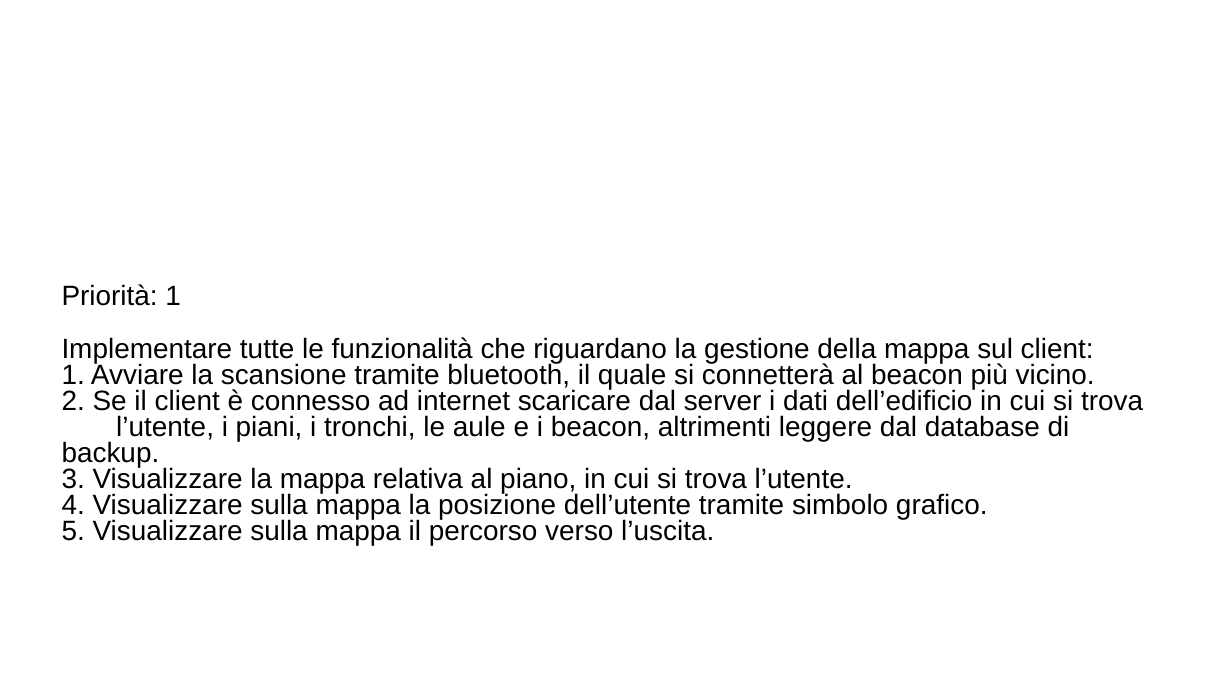
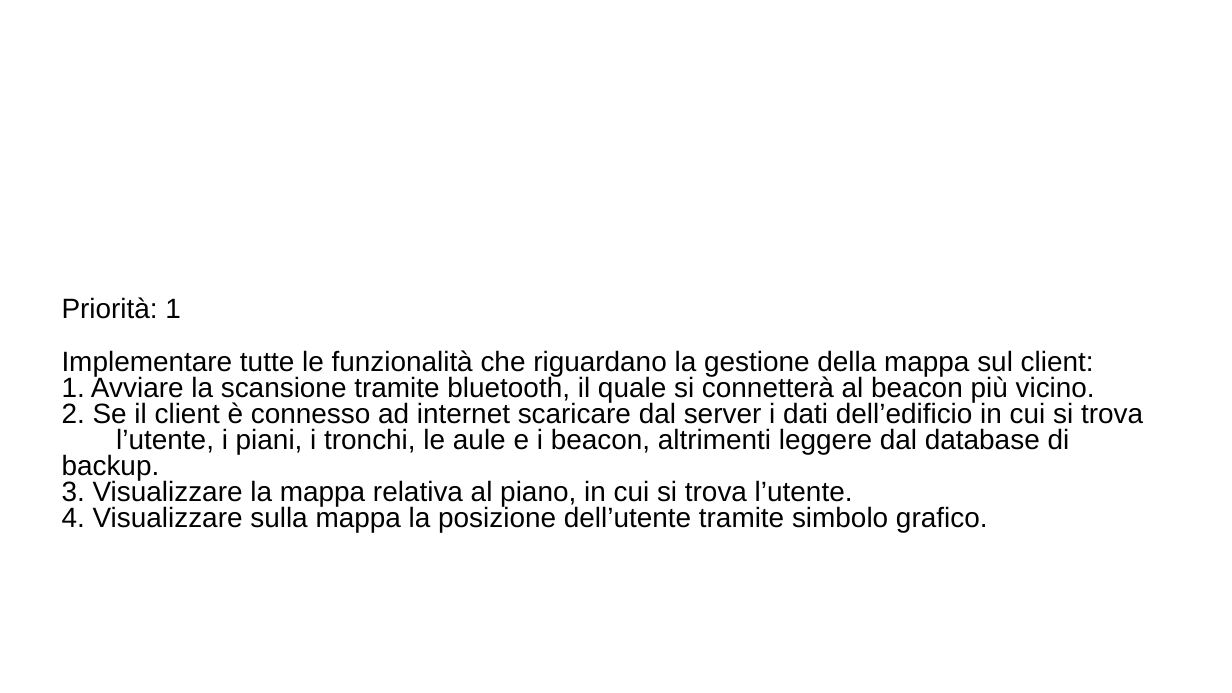
Before and after one commit to ecorradini/ProgettoIDS, a slide deck: slide 2 of AnalisiRequisiti/User Stories/UserStoriesNuova.ppt. Drawn at 1232x693 pixels with LibreOffice and Linux fonts; fonts in the diff are those of the drawing; background and template pictures are left out. Boxes give left, top, right and bottom in pixels: in the first picture for what was removed or moved away, otherwise in the second. Text is boxed around its words. In the diff, an @@ line names an element or a change of style, - is before the commit and + after.

```diff
--- a/AnalisiRequisiti/User Stories/UserStoriesNuova.ppt
+++ b/AnalisiRequisiti/User Stories/UserStoriesNuova.ppt
@@ text at (62,519,714,546): paragraph removed @@
-5. Visualizzare sulla mappa il percorso verso l’uscita.
```
Also in this commit, not shown: 1 other slide changed, 1 other file.
